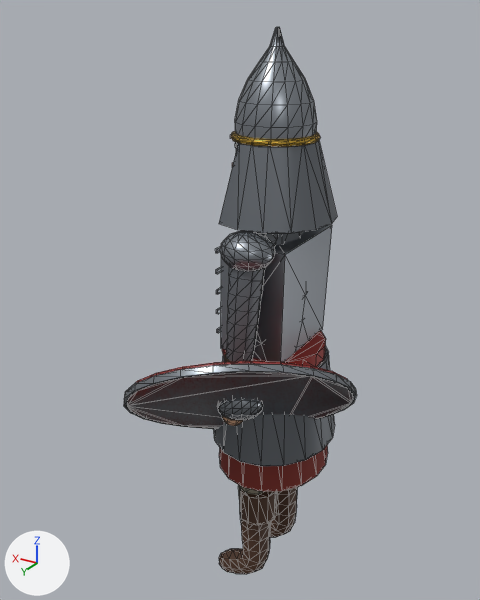
Renders of the glTF model models/era1/rus_qilichboz.glb from each side of a commit.
The view is the same before and after, from a camera (50 mm lens) standing at (-0.944, 1.816, 2.025) and looking at (0.084, 0.102, 1.168). The axes (+X, +Y, +Z) are drawn at lower left. The lights are the same throughout. The older version comes first. Mesh edges are drawn as thin lines. Where no turn or scale is listed for an object, it has been applied to the vertices. Vertices at exactly the same position are counted once.

In view in the first picture: 'Body', 'Shield'.
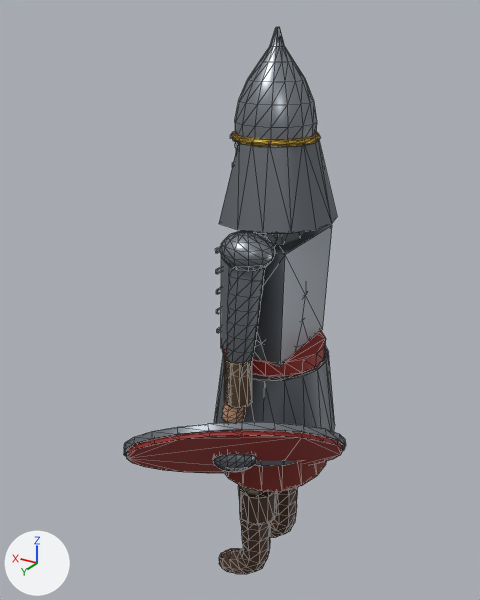
Pixel boxes [x1, y1, x2, y2] of what changed, in the pictures (480 x 600 px; the box of a moved part takes in the faces that stretch with it):
'Shield', reshaped, moved (25% shorter): before [124, 361, 357, 429]; after [124, 422, 346, 473]
part 1 of me_shield, moved or reshaped: before [124, 363, 357, 429]; after [124, 422, 346, 457]

What the commit changed:
me_shield is used by ob_shield; location (-0.046, 0.318, 0.945).
me_shield had 182 vertices, 352 faces and spanned x -0.327..0.323, y -0.282..0.288, z -0.262..0.256.
me_shield now has 182 vertices, 352 faces and spans x -0.322..0.328, y -0.29..0.281, z -0.255..0.265.
me_shield part 1: the loose piece of 48 vertices spanning x -0.327..0.323, y -0.282..0.288, z -0.262..0.256 is moved by (0.005, -0.008, 0.009).
Object 'Shield' (ob_shield) moves from (-0.046, 0.318, 0.945) to (-0.026, 0.318, 0.745).
